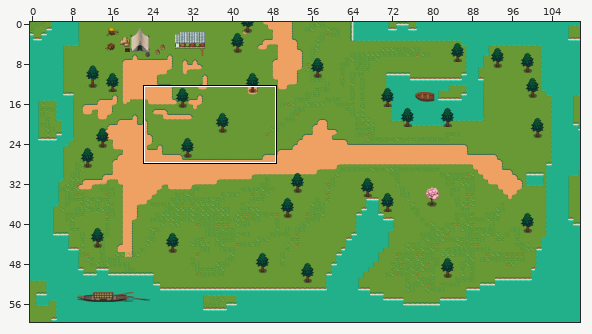
A Tiled map gets an edit: core/assets/Map/Base.tmx. Above, an overview of the earlier version with the close-up marked.
Close-up. Before:
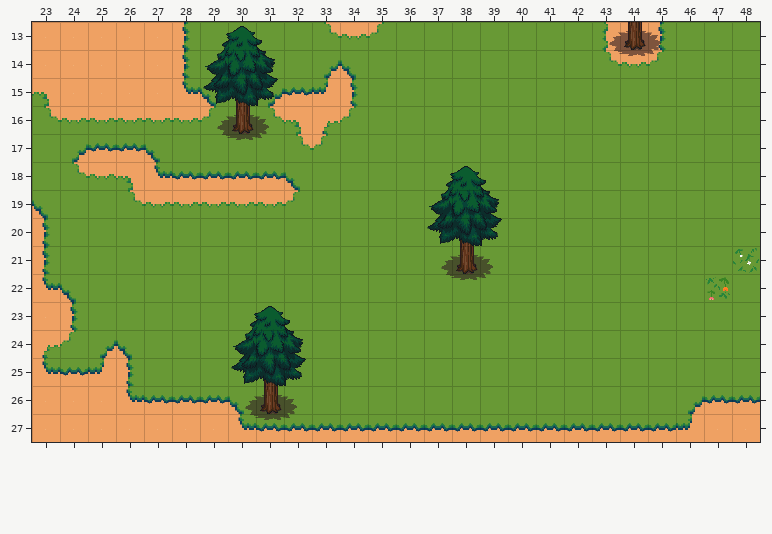
Cells are 32x32 px. Shown: x 23..48, y 13..27. The commit also changed other parts of the map, which this record leaves out.
And afterwards:
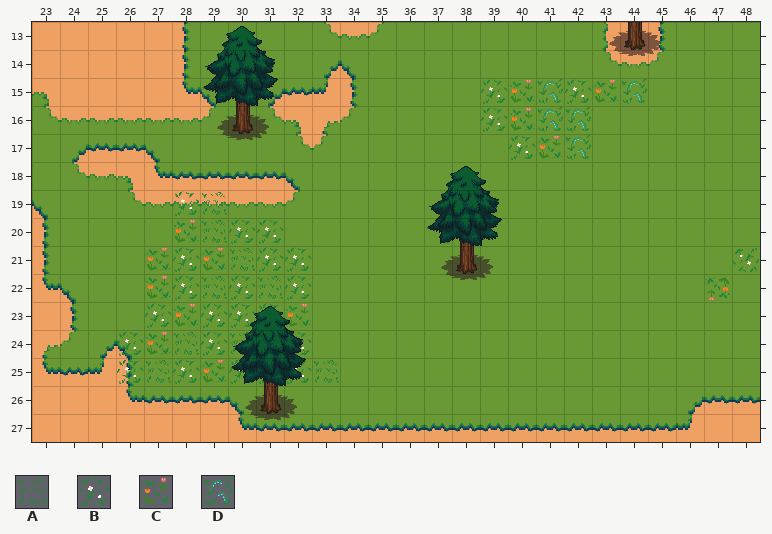
Key: from "grass+flower": A 0, B 1, C 2, D 3.
_ is an empty cell, . an unchanged one.
Tiles of an added or newly shown layer are drawn over the layers below it.
The edit:
--- layer "Flower" (now shown)
@@ x 39..44 @@
-15 ______
-16 ____..
-17 .___..
+15 BCDBCD
+16 BCDD..
+17 .BCD..
@@ x 26..33 @@
-19 ..__....
-20 ..____..
-21 .______.
-22 .______.
-23 .______.
-24 _____._.
-25 _____.__
+19 ..BA....
+20 ..CABB..
+21 .CBCABB.
+22 .CBABAB.
+23 .BCBBBC.
+24 BCABA.B.
+25 BABCB.BA
